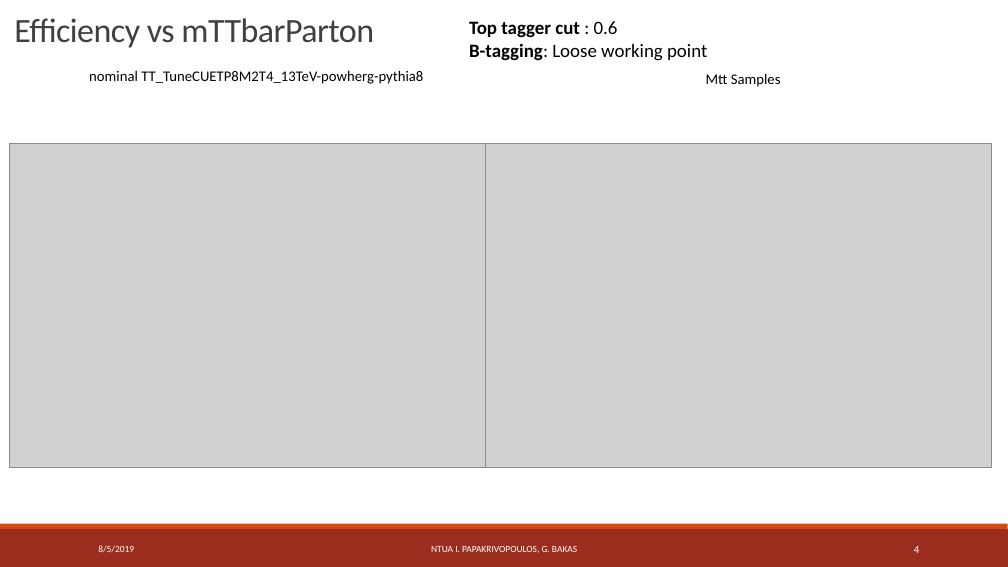
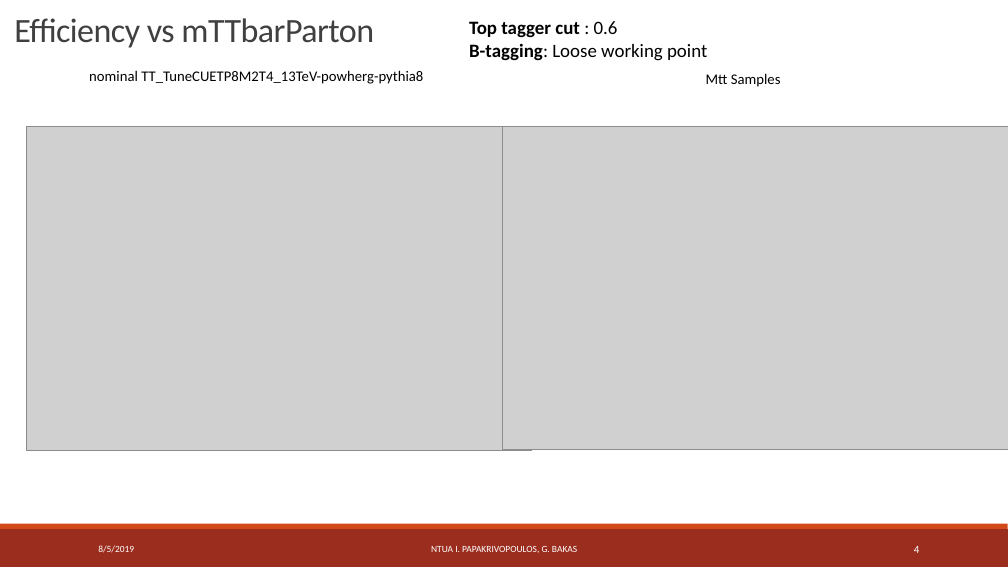
Before and after one commit to georgebakas/HEP-NTUA, a slide deck: slide 4 of Documents for Progress/StatusReport_Eff_SignalOverBkg_AllMVA_allbtag_07_05_19.pptx. Drawn at 1008x567 pixels with LibreOffice and Linux fonts; fonts in the diff are those of the drawing; grey boxes stand for pictures. Boxes give left, top, right and bottom in pixels: in the first picture for what was removed or moved away, otherwise in the second. Text is boxed around its words. In the diff, an @@ line names an element or a change of style, - is before the commit and + after.

Commit message:
New commit

```diff
--- a/Documents for Progress/StatusReport_Eff_SignalOverBkg_AllMVA_allbtag_07_05_19.pptx
+++ b/Documents for Progress/StatusReport_Eff_SignalOverBkg_AllMVA_allbtag_07_05_19.pptx
@@ picture at <box>26,127,532,451</box>: rotation 90 to 0 degrees @@
@@ picture at <box>502,126,1008,450</box>: rotation 90 to 0 degrees @@
```
Also in this commit, not shown: 11 other slides changed.
